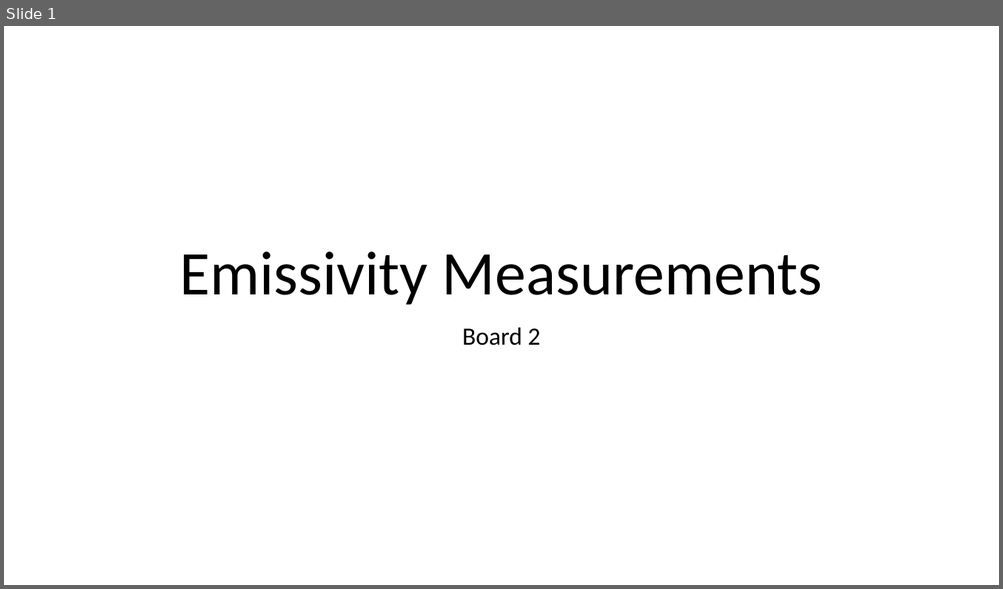
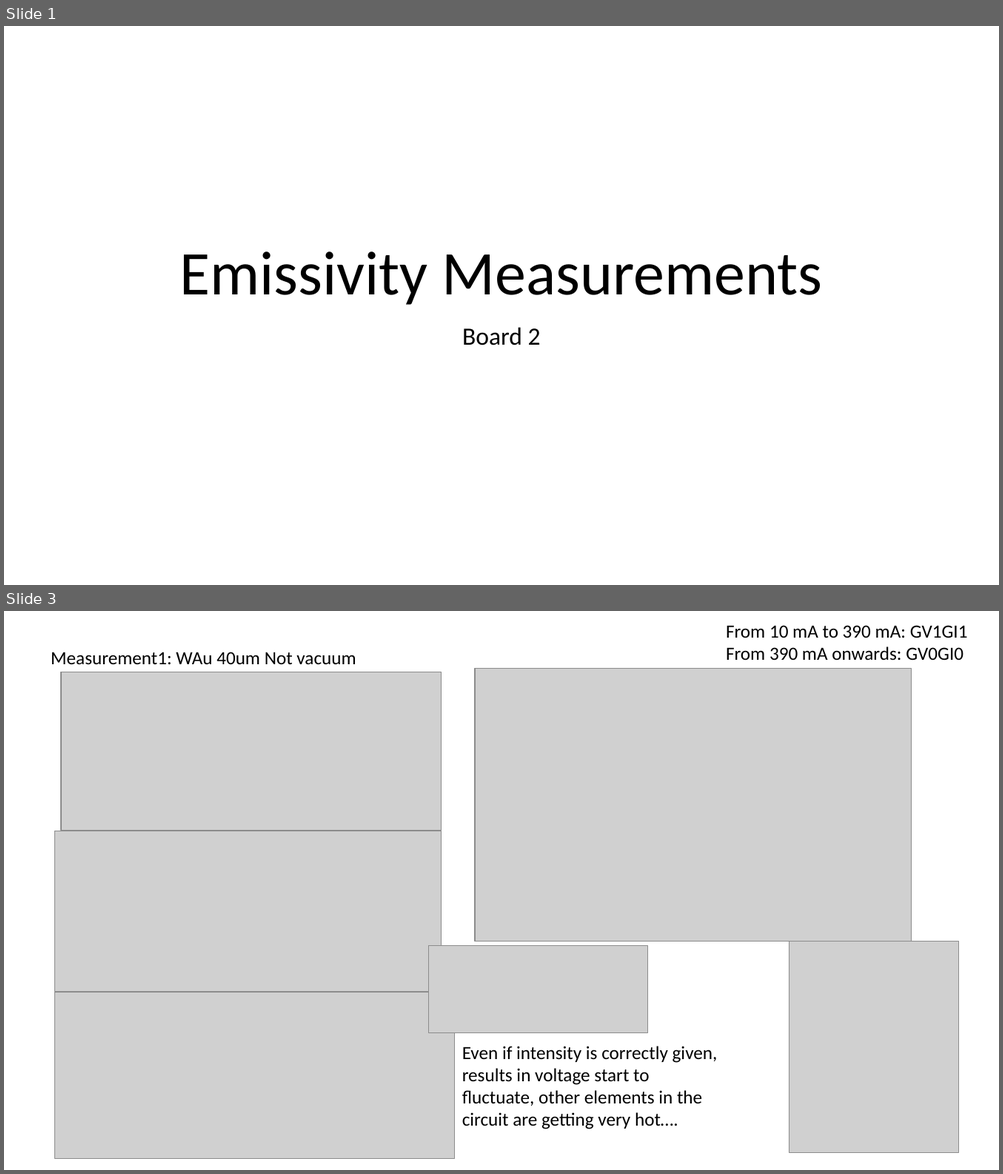
Before and after one commit to navarrof/Emissivity_Stuff, a slide deck: Board2.pptx. Shown one above the other, each under a label of ours: slide 1 before the commit, slides 1 and 3 after it; the slides between them are not shown. The pictures are 1003x589 and 1003x1174 pixels, drawn with LibreOffice and Linux fonts; fonts in the diff are those of the drawing; grey boxes stand for pictures. Boxes give left, top, right and bottom in pixels: in the first picture for what was removed or moved away, otherwise in the second. Text is boxed around its words. In the diff, an @@ line names an element or a change of style, - is before the commit and + after.

Commit message:
Measurements December

```diff
--- a/Board2.pptx
+++ b/Board2.pptx
@@ slide 3 added at (4, 611, 999, 1170), background #FFFFFF @@
@@ text added at (726, 625, 967, 661), 18 pt, text #000000 @@
+From 10 mA to 390 mA: GV1GI1
+From 390 mA onwards: GV0GI0
@@ text added at (51, 652, 356, 665), 18 pt, text #000000 @@
+Measurement1: WAu 40um Not vacuum
@@ picture added at (61, 672, 441, 830) @@
@@ picture added at (475, 669, 911, 942) @@
@@ picture added at (55, 831, 441, 992) @@
@@ picture added at (789, 942, 959, 1153) @@
@@ picture added at (429, 946, 647, 1034) @@
@@ picture added at (55, 992, 455, 1159) @@
@@ text added at (462, 1046, 717, 1130), 18 pt, text #000000 @@
+Even if intensity is correctly given, results in voltage start to fluctuate, other elements in the circuit are getting very hot….
```
Also in this commit, not shown: 1 slide changed, 7 other slides added, 1 slide removed, 56 other files.
